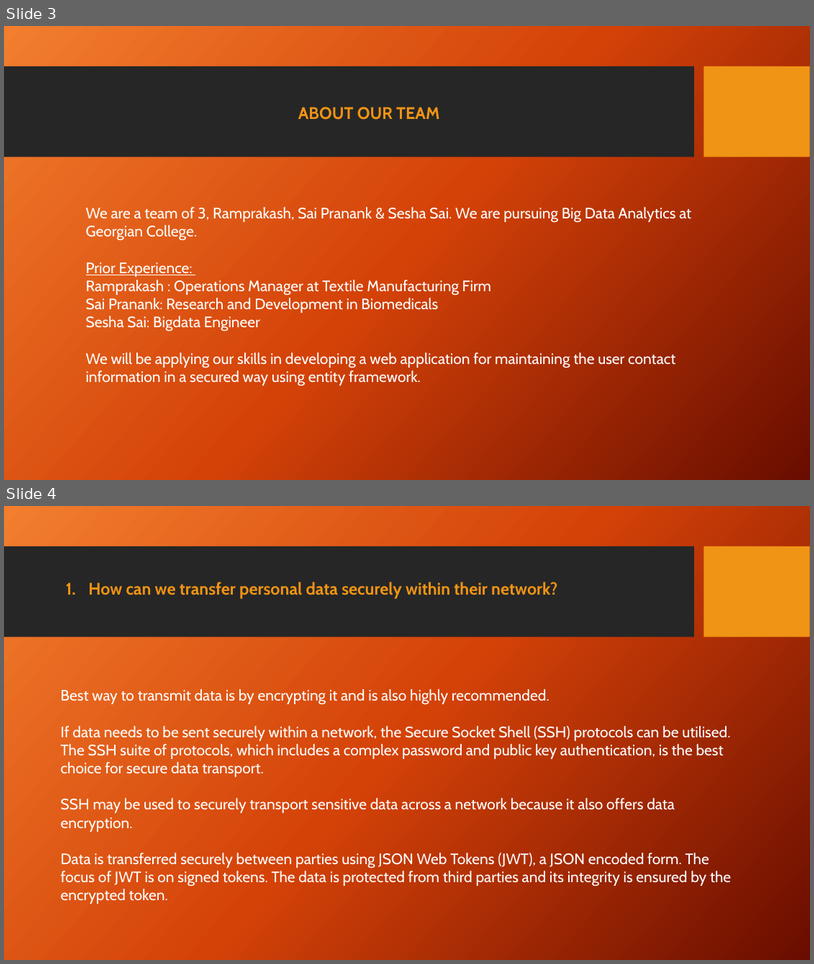
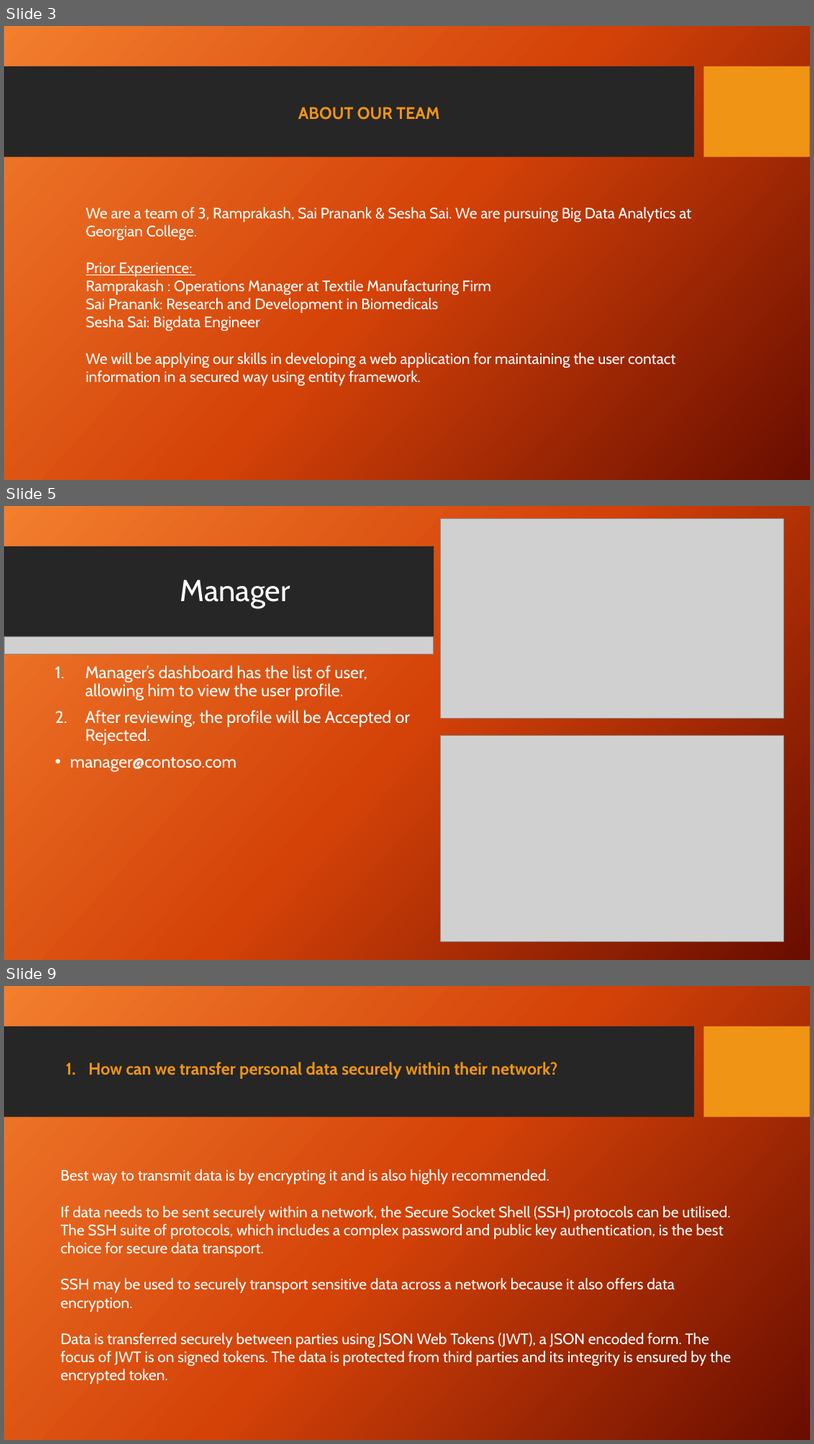
Before and after one commit to SeshaSaiG/Information-Encoding-Standard, a slide deck: Group 5-Final Project.pptx. Shown one above the other, each under a label of ours: slides 3 and 4 before the commit, slides 3, 5 and 9 after it; the slides between them are not shown. The pictures are 814x964 and 814x1444 pixels, drawn with LibreOffice and Linux fonts; fonts in the diff are those of the drawing; grey boxes stand for pictures; background and template pictures are left out. Boxes give left, top, right and bottom in pixels: in the first picture for what was removed or moved away, otherwise in the second. Text is boxed around its words. In the diff, an @@ line names an element or a change of style, - is before the commit and + after.

```diff
--- a/Group 5-Final Project.pptx
+++ b/Group 5-Final Project.pptx
@@ slide 5 added at (4, 506, 810, 960), background picture (left out); not listed: 2 template elements that a slide beside it also shows @@
@@ rectangle added at (4, 506, 810, 960), fill gradient #F18031 to #D54209 to #6A0D00 @@
@@ picture added at (441, 519, 784, 718) @@
@@ rectangle added at (4, 546, 434, 637), fill #262626 @@
@@ title added at (180, 579, 291, 608), 36 pt, text #FFFFFF @@
+Manager
@@ picture added at (4, 636, 434, 654) @@
@@ text added at (70, 665, 410, 772), 20 pt, text #FFFFFF @@
+1. Manager’s dashboard has the list of user, allowing him to view the user profile.
+2. After reviewing, the profile will be Accepted or Rejected.
+• manager@contoso.com
@@ picture added at (441, 735, 784, 942) @@
@@ what was slide 4 is now slide 9 @@
```
Also in this commit, not shown: 1 slide changed, 5 other slides added, 1 slide removed, 1 other file.
